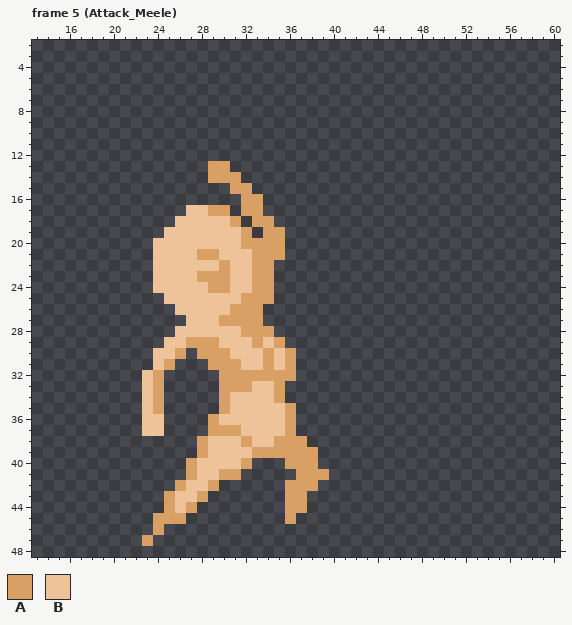
Two states of a pixel-art file, RawResource/projectRoom/base_female.aseprite. This is how it looked before the edit.
64x64 pixels, 10 frames. Pixels under 10% opacity are left out. Shown: frame 5 (Attack_Meele): x 13..60, y 2..48. The commit also changed other frames, which this record leaves out.
Visible layers, top first: "BaseGroup/base_nude", "sketch" opacity 9%.
Palette (. is transparent): A #d9a066  B #eec39a
Pixels before, frame 5 (Attack_Meele), first column x 23:
13 ......AA.........
14 ......AAA........
15 ........AA.......
16 .........AA......
17 ....BBAA.AA......
18 ...BBBBBA.AA.....
19 ..BBBBBBBA.AA....
20 .BBBBBBBBAAAA....
21 .BBBBAABBBAAA....
22 .BBBBBBABBAA.....
23 .BBBBAAABBAA.....
24 .BBBBBAABBAA.....
25 ..BBBBBBBAAA.....
26 ...BBBBBAAA......
27 ....BBBAAAA......
28 ...BBBBBBAAA.....
29 ..BBAAABBBABA....
30 .BBA.AAABBBABA...
31 .BA...AAABBABA...
32 BA.....AAAAAAA...
33 BA.....AAABBA....
34 BA.....ABBBBA....
35 BA.....ABBBBBA...
36 BB....ABBBBBBA...
37 BB....AAABBBBA...
38 .....ABBBABBAAA..
39 .....ABBBBAAAAAA.
40 ....ABBBBA...AAA.
41 ....ABBAA.....AAA
42 ...ABBA......AAA.
43 ..ABBA.......AA..
44 ..ABA........AA..
45 .AAA.........A...
46 .A...............
47 A................
The result:
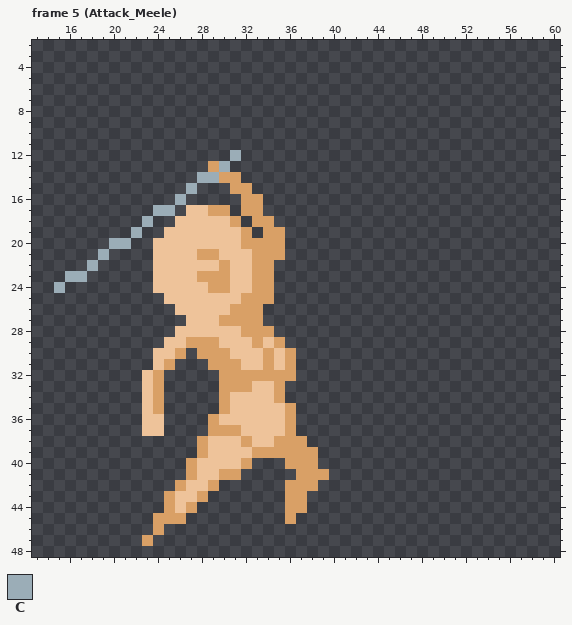
Colours new in this view: C #9badb7
Change:
layer "sketch" now hidden
Frame 5 (Attack_Meele), layer "BaseGroup/base_melee":
Colour C is added in row 12 at x 31; in row 14 at x 28; in row 15 at x 27; in row 16 at x 26; in row 17 at x 24 to 25; in row 18 at x 23.
Colour C is added in row 19 at x 22; in row 20 at x 20 to 21; in row 21 at x 19; in row 22 at x 18; in row 23 at x 16 to 17; in row 24 at x 15.
Colour C replaces colour A in row 13 at x 30; in row 14 at x 29.
Where, in picture pixels (left, top, right, bottom), the same in both pictures:
changed: (54, 150, 241, 293)
